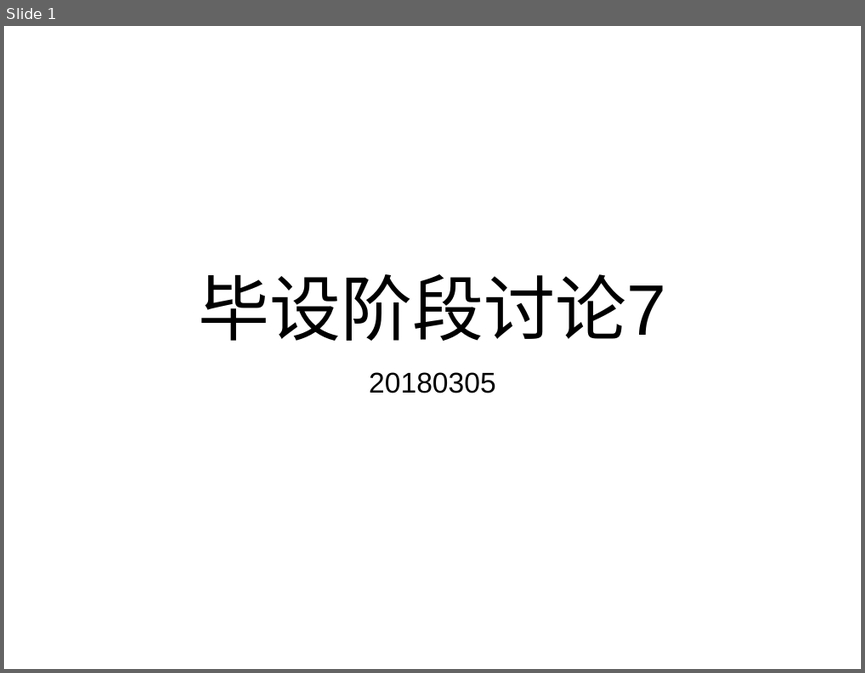
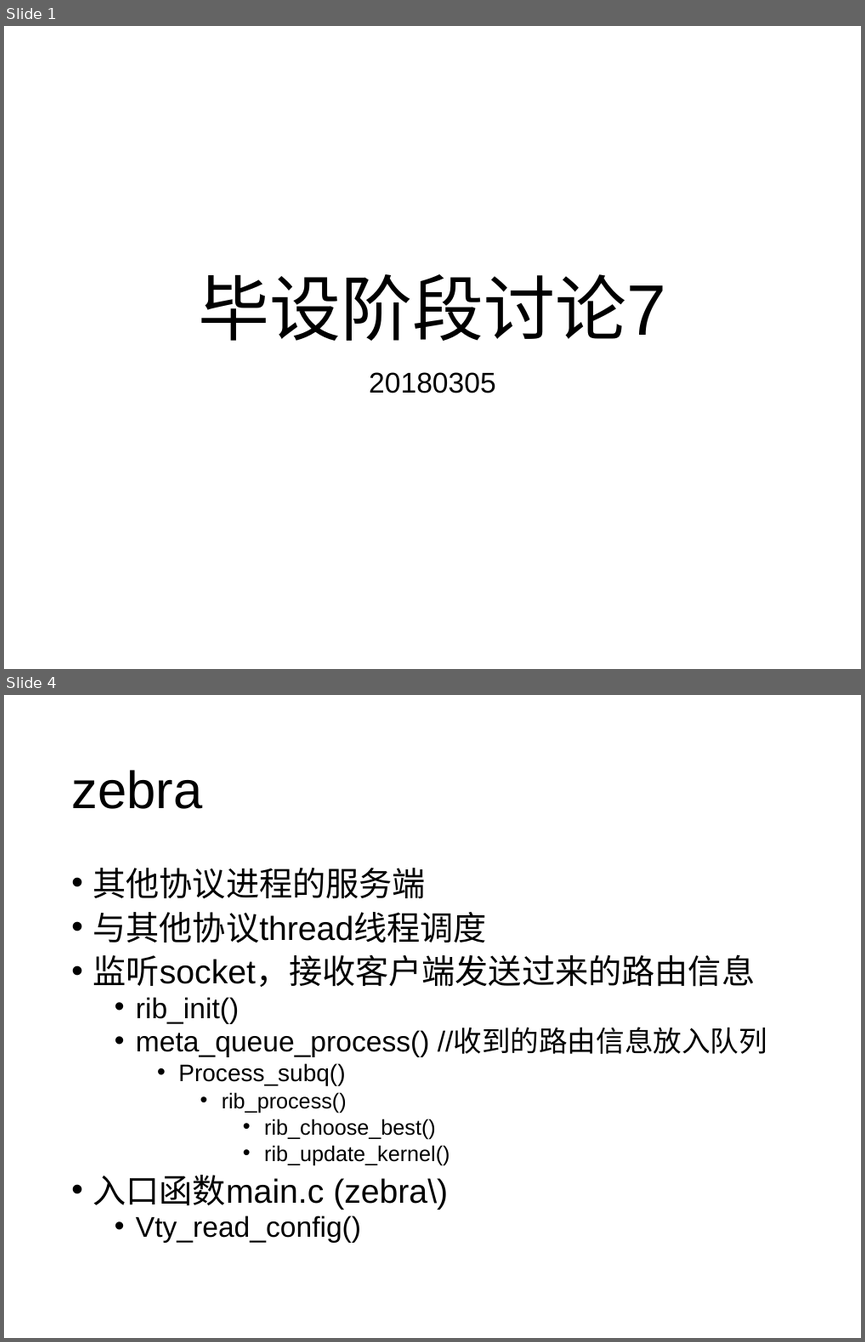
Before and after one commit to wangqing93/ibgp_exp, a slide deck: doc/毕设阶段讨论7.pptx. Shown one above the other, each under a label of ours: slide 1 before the commit, slides 1 and 4 after it; the slides between them are not shown. The pictures are 865x673 and 865x1342 pixels, drawn with LibreOffice and Linux fonts; fonts in the diff are those of the drawing. Boxes give left, top, right and bottom in pixels: in the first picture for what was removed or moved away, otherwise in the second. Text is boxed around its words. In the diff, an @@ line names an element or a change of style, - is before the commit and + after.

```diff
--- a/doc/毕设阶段讨论7.pptx
+++ b/doc/毕设阶段讨论7.pptx
@@ slide 4 added at box(4, 695, 861, 1338), background #FFFFFF @@
@@ title added at box(71, 770, 202, 809), 44 pt, text #000000 @@
+zebra
@@ text added at box(93, 868, 767, 1242), 28 pt, text #000000 @@
+• 其他协议进程的服务端
+• 与其他协议thread线程调度
+• 监听socket，接收客户端发送过来的路由信息
+  • rib_init()
+  • meta_queue_process() //收到的路由信息放入队列
+    • Process_subq()
+      • rib_process()
+        • rib_choose_best()
+        • rib_update_kernel()
+• 入口函数main.c (zebra\)
+  • Vty_read_config()
```
Also in this commit, not shown: 9 other slides added.
